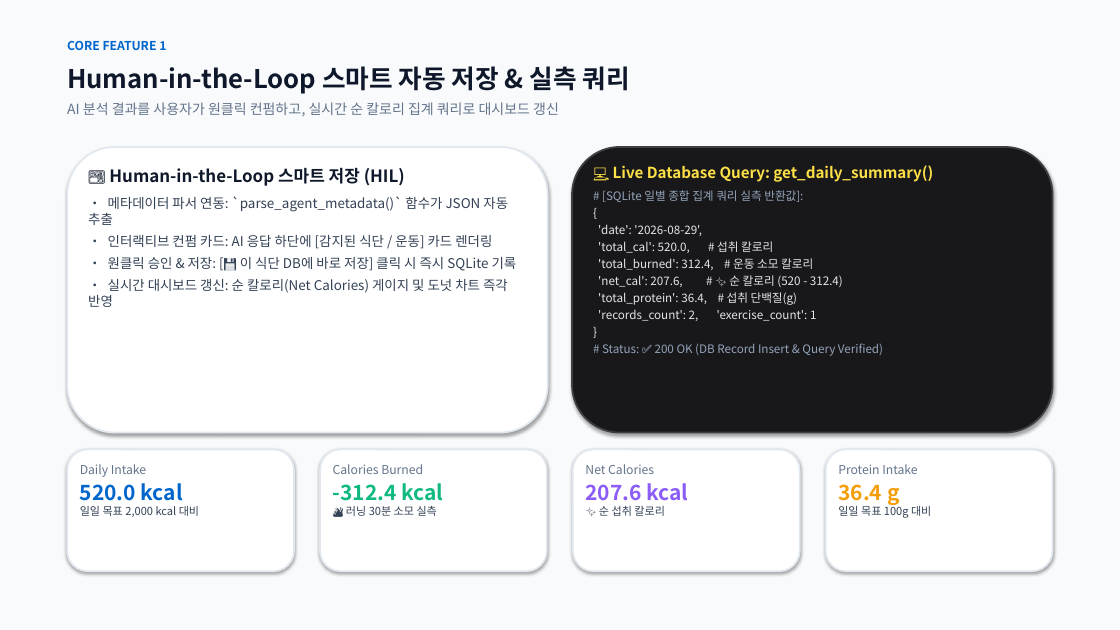
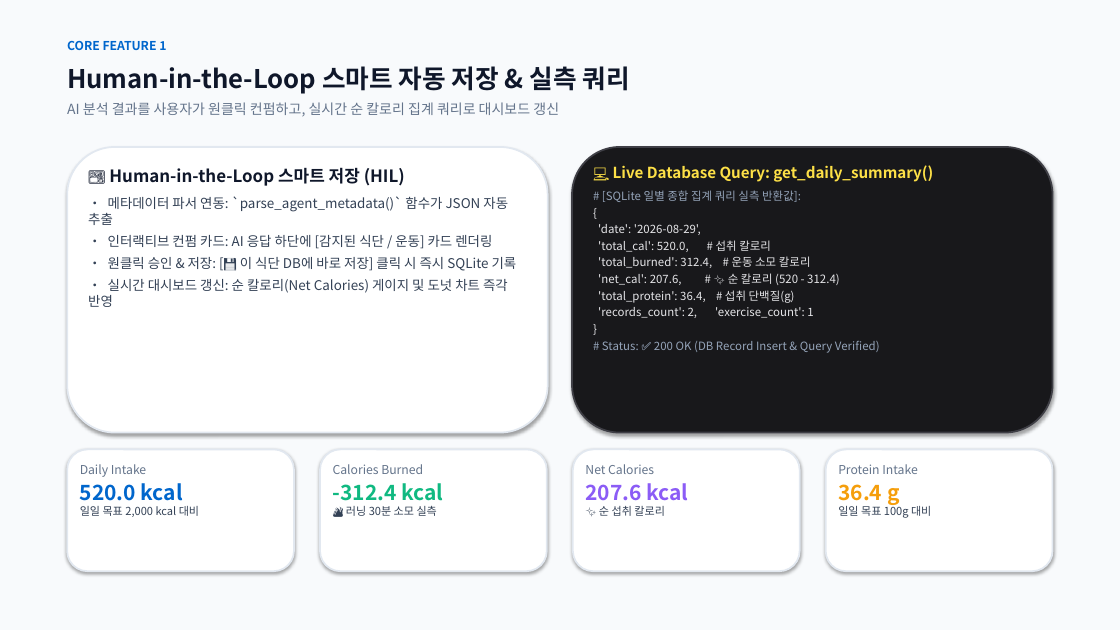
Before and after one commit to rye6837-web/impossible_to_get_lost_my_weight, a slide deck: slide 11 of AI_Diet_Coach_Presentation.pptx (slide 10 before the commit). Drawn at 1120x630 pixels with LibreOffice and Linux fonts; fonts in the diff are those of the drawing. Boxes give left, top, right and bottom in pixels: in the first picture for what was removed or moved away, otherwise in the second. Text is boxed around its words. In the diff, an @@ line names an element or a change of style, - is before the commit and + after.

```diff
--- a/AI_Diet_Coach_Presentation.pptx
+++ b/AI_Diet_Coach_Presentation.pptx
@@ text at box(598, 190, 880, 353): size 10 to 9.8 pt in "# [SQLite 일별 종합 집계 쿼리 실측 ...", "{", "'date': '2026-08-29',", "'total_cal': 520.0, # 섭취 칼로리" and 6 more places @@
```
Also in this commit, not shown: 5 other slides changed, 1 slide added, 2 other files.
